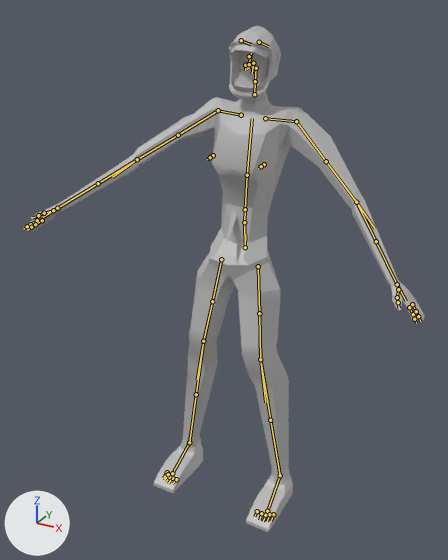
The FBX model Assets/ART/Enemy/Enemigo/GoreSystem/Wretched New Intact.fbx as it was, and as the next commit left it.
Rendered twice from a 50 mm lens placed at (0.0232, -0.042, 0.0423), pointed at (0.0008, -0.0013, 0.022). Arrows for +X, +Y and +Z are at lower left; the lights stay in place. The picture after the commit comes second. Both versions are drawn at the pose saved in each file; the numbers are the values there. The bones that change, and the others that lie on the model, are drawn over the model as lines.

Objects in the first picture: 'Intact_Mesh_polySurface2_polySurface4_polySurface8_polySurface11_polySurface13_polySurface14', 'pCube9'.
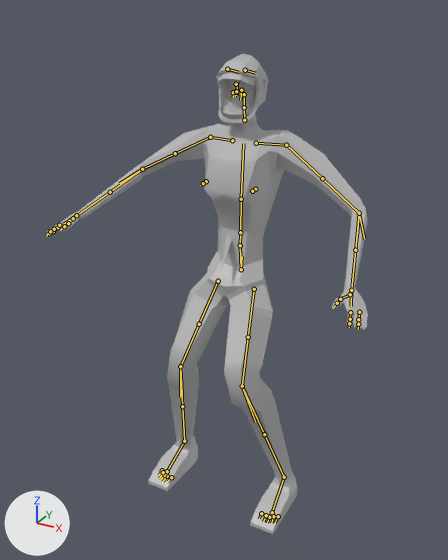
Location of each change, [x1, y1, x2, y2] in pixels of the pictures (448 x 560 px):
'Intact_Mesh_polySurface2_polySurface4_polySurface8_polySurface11_polySurface13_polySurface14', posed (20% narrower): before [23, 26, 425, 532]; after [47, 54, 368, 534]
'pCube9', posed (mostly hidden): before [225, 210, 237, 247]; after [221, 233, 232, 270]
bone 'CC_Base_Hip', root to tip: before (245, 247) to (245, 234); after (241, 269) to (242, 256)
bone 'CC_Base_Pelvis', root to tip: before (245, 247) to (244, 223); after (241, 269) to (240, 245)
bone 'CC_Base_L_Thigh', root to tip: before (258, 266) to (259, 313); after (254, 289) to (248, 337)
bone 'CC_Base_L_Calf', root to tip: before (260, 359) to (267, 400); after (242, 386) to (257, 419)
bone 'CC_Base_L_Foot', root to tip: before (280, 475) to (267, 511); after (284, 477) to (272, 512)
bone 'CC_Base_R_Thigh', root to tip: before (221, 259) to (212, 301); after (218, 281) to (199, 324)
bone 'CC_Base_R_Calf', root to tip: before (203, 341) to (198, 377); after (180, 366) to (182, 394)
bone 'CC_Base_R_Foot', root to tip: before (189, 442) to (172, 473); after (184, 441) to (167, 471)
bone 'CC_Base_Waist', root to tip: before (244, 222) to (245, 209); after (240, 245) to (240, 232)
bone 'CC_Base_Spine01', root to tip: before (245, 209) to (247, 175); after (240, 232) to (241, 199)
bone 'CC_Base_Spine02', root to tip: before (247, 175) to (252, 118); after (241, 199) to (243, 143)
bone 'CC_Base_L_Upperarm', root to tip: before (296, 121) to (326, 161); after (286, 145) to (322, 178)
bone 'CC_Base_L_Forearm', root to tip: before (356, 202) to (369, 228); after (359, 213) to (357, 237)
bone 'CC_Base_R_Upperarm', root to tip: before (218, 110) to (178, 135); after (210, 137) to (175, 153)
bone 'CC_Base_R_Forearm', root to tip: before (137, 159) to (111, 175); after (142, 169) to (121, 184)

Diff of the bpy script that builds the scene:
```diff
--- a/Assets/ART/Enemy/Enemigo/GoreSystem/Wretched New Intact.fbx.py
+++ b/Assets/ART/Enemy/Enemigo/GoreSystem/Wretched New Intact.fbx.py
@@ bone_cc_base_hip @@
 bone_cc_base_hip = bpy.data.objects['Armature'].pose.bones['CC_Base_Hip']  # child of 'Source_RL_BoneRoot'
-bone_cc_base_hip.location = (-0.003, -0.005, 0.003)
+bone_cc_base_hip.location = (-0.022, -0.202, 0.016)
@@ bone_cc_base_pelvis @@
 bone_cc_base_pelvis = bpy.data.objects['Armature'].pose.bones['CC_Base_Pelvis']  # child of 'CC_Base_Hip'
-bone_cc_base_pelvis.rotation_quaternion = (1.0, 0.0, 0.001, 0.0)  # degrees (0, 0, 0)
+bone_cc_base_pelvis.rotation_quaternion = (1.0, 0.0, 0.002, 0.011)  # degrees (0, 0, 1)
@@ bone_cc_base_l_thigh @@
 bone_cc_base_l_thigh = bpy.data.objects['Armature'].pose.bones['CC_Base_L_Thigh']  # child of 'CC_Base_Pelvis'
-bone_cc_base_l_thigh.location = (0.0, 0.0, 0.0)
-bone_cc_base_l_thigh.rotation_quaternion = (1.0, 0.014, 0.001, -0.001)  # degrees (2, 0, 0)
+bone_cc_base_l_thigh.location = (0.003, 0.003, 0.0)
+bone_cc_base_l_thigh.rotation_quaternion = (0.978, 0.209, 0.007, 0.012)  # degrees (24, 0, 2)
@@ bone_cc_base_l_calf @@
 bone_cc_base_l_calf = bpy.data.objects['Armature'].pose.bones['CC_Base_L_Calf']  # child of 'CC_Base_L_Thigh'
-bone_cc_base_l_calf.rotation_quaternion = (1.0, -0.021, 0.002, 0.0)  # degrees (-2, 0, 0)
+bone_cc_base_l_calf.rotation_quaternion = (0.94, -0.341, 0.007, 0.0)  # degrees (-40, 1, 0)
@@ bone_cc_base_l_foot @@
 bone_cc_base_l_foot = bpy.data.objects['Armature'].pose.bones['CC_Base_L_Foot']  # child of 'CC_Base_L_Calf'
-bone_cc_base_l_foot.rotation_quaternion = (1.0, 0.008, 0.0, -0.002)  # degrees (1, 0, 0)
+bone_cc_base_l_foot.rotation_quaternion = (0.99, 0.136, -0.02, -0.033)  # degrees (16, -2, -4)
@@ bone_cc_base_r_thigh @@
 bone_cc_base_r_thigh = bpy.data.objects['Armature'].pose.bones['CC_Base_R_Thigh']  # child of 'CC_Base_Pelvis'
-bone_cc_base_r_thigh.location = (0.0, 0.0, 0.0)
-bone_cc_base_r_thigh.rotation_quaternion = (0.999, 0.048, 0.001, -0.001)  # degrees (5, 0, 0)
+bone_cc_base_r_thigh.location = (0.003, -0.004, 0.0)
+bone_cc_base_r_thigh.rotation_quaternion = (0.965, 0.262, -0.008, -0.023)  # degrees (30, 0, -3)
@@ bone_cc_base_r_calf @@
 bone_cc_base_r_calf = bpy.data.objects['Armature'].pose.bones['CC_Base_R_Calf']  # child of 'CC_Base_R_Thigh'
-bone_cc_base_r_calf.rotation_quaternion = (0.997, -0.077, 0.001, 0.0)  # degrees (-9, 0, 0)
+bone_cc_base_r_calf.rotation_quaternion = (0.906, -0.424, -0.007, 0.001)  # degrees (-50, -1, 0)
@@ bone_cc_base_r_foot @@
 bone_cc_base_r_foot = bpy.data.objects['Armature'].pose.bones['CC_Base_R_Foot']  # child of 'CC_Base_R_Calf'
-bone_cc_base_r_foot.rotation_quaternion = (1.0, 0.03, 0.0, 0.004)  # degrees (3, 0, 1)
+bone_cc_base_r_foot.rotation_quaternion = (0.985, 0.17, 0.013, 0.04)  # degrees (20, 1, 5)
@@ bone_cc_base_waist @@
 bone_cc_base_waist = bpy.data.objects['Armature'].pose.bones['CC_Base_Waist']  # child of 'CC_Base_Hip'
-bone_cc_base_waist.location = (0.0, 0.0, 0.0)
-bone_cc_base_waist.rotation_quaternion = (1.0, 0.001, 0.007, 0.0)  # degrees (0, 1, 0)
+bone_cc_base_waist.location = (-0.005, 0.0, 0.0)
+bone_cc_base_waist.rotation_quaternion = (1.0, 0.002, 0.003, 0.018)  # degrees (0, 0, 2)
@@ bone_cc_base_spine01 @@
 bone_cc_base_spine01 = bpy.data.objects['Armature'].pose.bones['CC_Base_Spine01']  # child of 'CC_Base_Waist'
-bone_cc_base_spine01.rotation_quaternion = (1.0, 0.001, 0.006, 0.0)  # degrees (0, 1, 0)
+bone_cc_base_spine01.rotation_quaternion = (1.0, 0.001, 0.003, 0.007)  # degrees (0, 0, 1)
@@ bone_cc_base_spine02 @@
 bone_cc_base_spine02 = bpy.data.objects['Armature'].pose.bones['CC_Base_Spine02']  # child of 'CC_Base_Spine01'
-bone_cc_base_spine02.rotation_quaternion = (1.0, 0.0, 0.006, 0.0)  # degrees (0, 1, 0)
+bone_cc_base_spine02.rotation_quaternion = (1.0, 0.001, 0.002, 0.007)  # degrees (0, 0, 1)
@@ bone_cc_base_l_upperarm @@
 bone_cc_base_l_upperarm = bpy.data.objects['Armature'].pose.bones['CC_Base_L_Upperarm']  # child of 'CC_Base_L_Clavicle'
-bone_cc_base_l_upperarm.rotation_quaternion = (1.0, 0.0, 0.0, 0.0)  # degrees (0, 0, 0)
+bone_cc_base_l_upperarm.rotation_quaternion = (0.987, -0.067, 0.139, 0.033)  # degrees (-7, 16, 3)
@@ bone_cc_base_l_forearm @@
 bone_cc_base_l_forearm = bpy.data.objects['Armature'].pose.bones['CC_Base_L_Forearm']  # child of 'CC_Base_L_Upperarm'
-bone_cc_base_l_forearm.rotation_quaternion = (1.0, 0.0, 0.0, 0.0)  # degrees (0, 0, 0)
+bone_cc_base_l_forearm.rotation_quaternion = (0.948, 0.319, 0.0, 0.0)  # degrees (37, 0, 0)
@@ bone_cc_base_r_upperarm @@
 bone_cc_base_r_upperarm = bpy.data.objects['Armature'].pose.bones['CC_Base_R_Upperarm']  # child of 'CC_Base_R_Clavicle'
-bone_cc_base_r_upperarm.rotation_quaternion = (0.945, 0.309, 0.079, 0.065)  # degrees (37, 6, 10)
+bone_cc_base_r_upperarm.rotation_quaternion = (0.986, -0.058, -0.14, -0.07)  # degrees (-6, -16, -7)
@@ bone_cc_base_r_forearm @@
 bone_cc_base_r_forearm = bpy.data.objects['Armature'].pose.bones['CC_Base_R_Forearm']  # child of 'CC_Base_R_Upperarm'
-bone_cc_base_r_forearm.rotation_quaternion = (0.942, -0.334, 0.0, 0.0)  # degrees (-39, 0, 0)
+bone_cc_base_r_forearm.rotation_quaternion = (0.993, 0.121, 0.0, 0.0)  # degrees (14, 0, 0)
```
